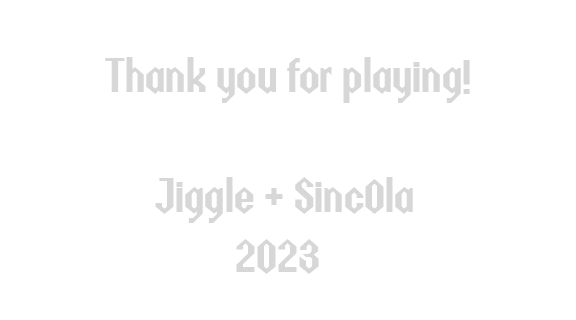
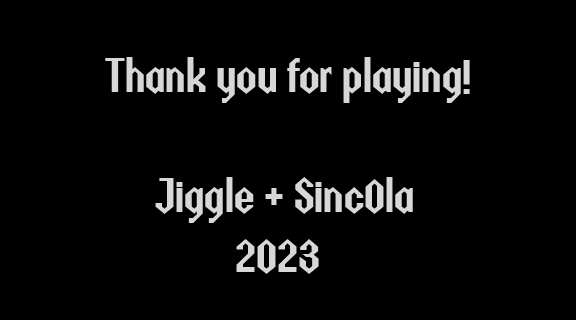
Two versions of the same layered image (576 × 320). Layer-by-layer changes:
showed "Layer 1" over box(0, 0, 576, 320)
